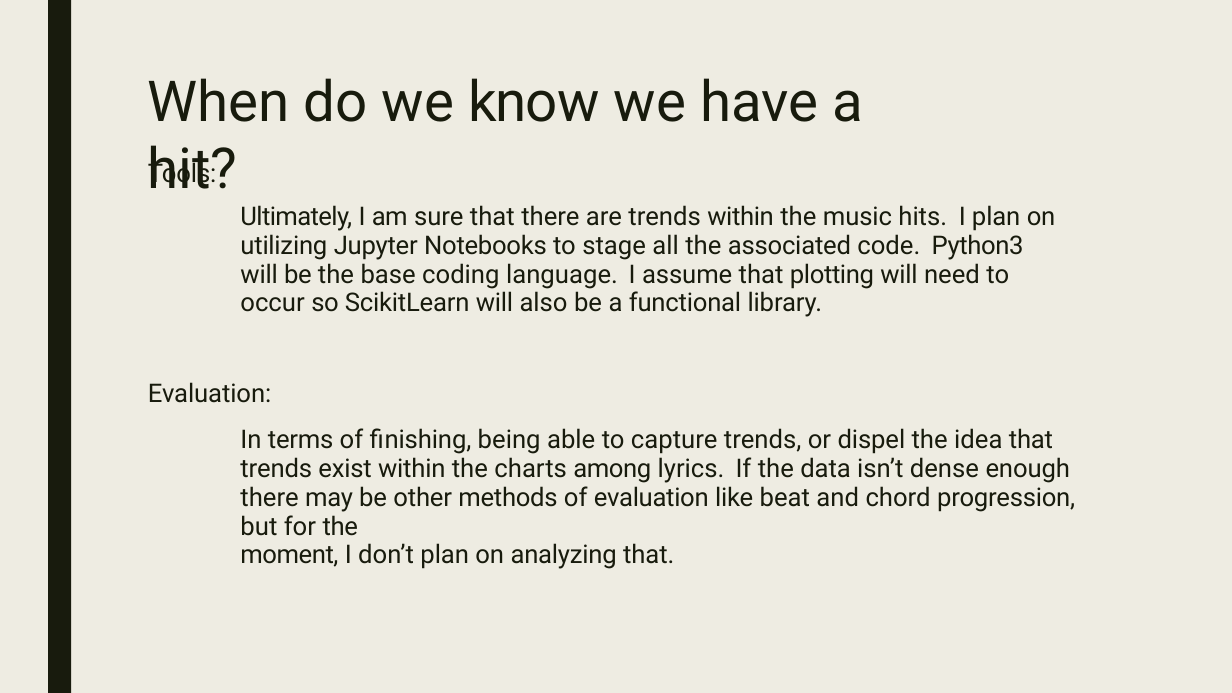
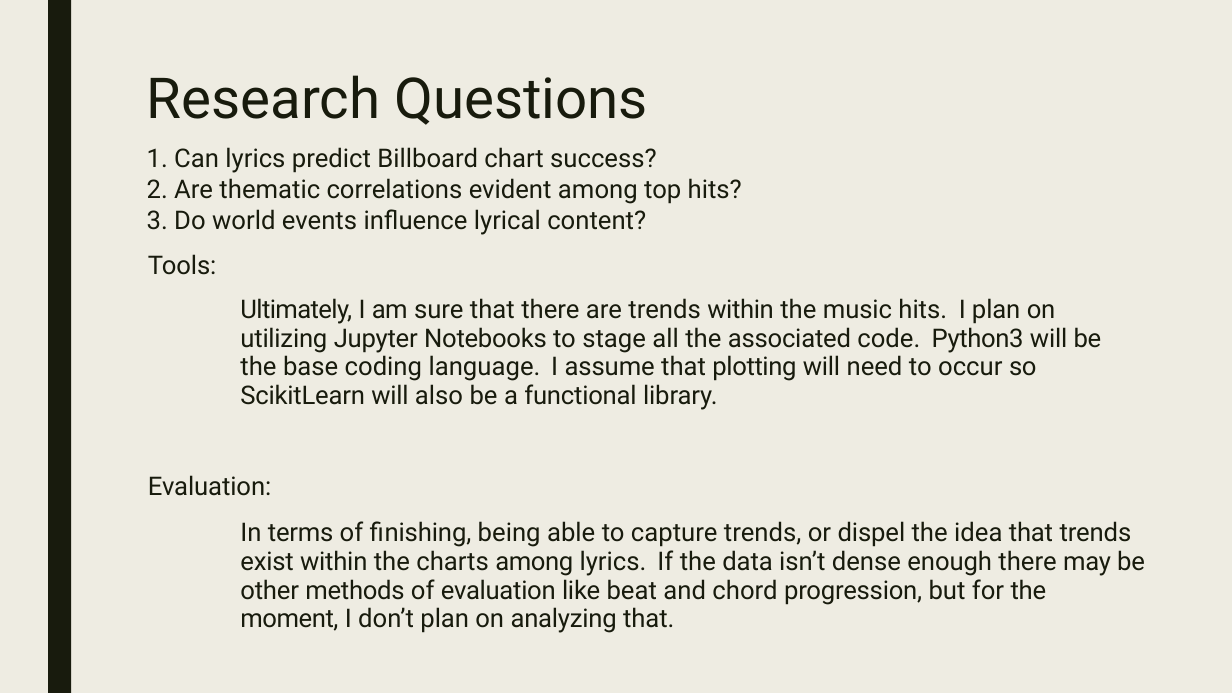
Before and after one commit to gaitocole/Final_Project, a slide deck: slide 3 of Group2_MusicWordsSlap_Part6.pptx (slide 5 before the commit). Drawn at 1232x693 pixels with LibreOffice and Linux fonts; fonts in the diff are those of the drawing. Boxes give left, top, right and bottom in pixels: in the first picture for what was removed or moved away, otherwise in the second. Text is boxed around its words. In the diff, an @@ line names an element or a change of style, - is before the commit and + after.

```diff
--- a/Group2_MusicWordsSlap_Part6.pptx
+++ b/Group2_MusicWordsSlap_Part6.pptx
@@ text at box(147, 75, 648, 125): text changed @@
-When do we know we have a hit?
+Research Questions
@@ text at box(147, 147, 742, 235): paragraphs added @@
+1. Can lyrics predict Billboard chart success?
+2. Are thematic correlations evident among top hits?
+3. Do world events influence lyrical content?
```
Also in this commit, not shown: 3 other slides changed, 1 slide removed, 3 other files.
